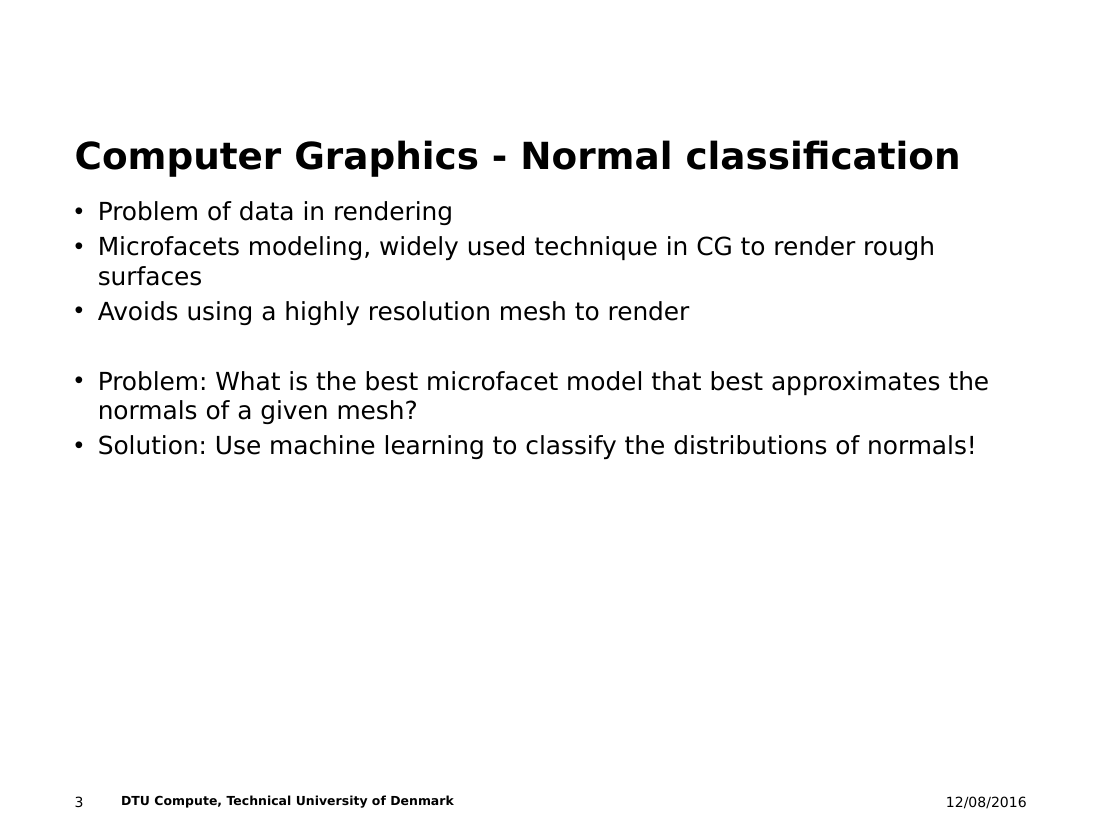
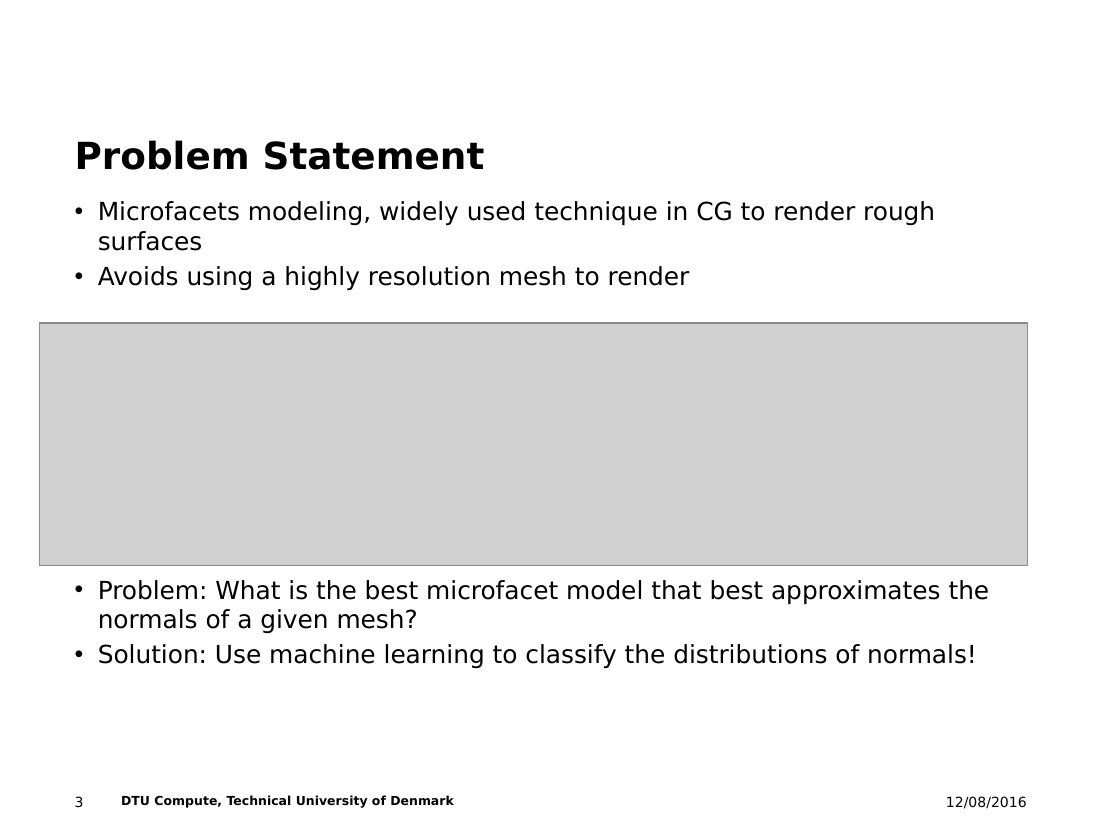
Before and after one commit to alcor-dtu/summer-school-2016, a slide deck: slide 3 of summer_school_presentation.pptx. Drawn at 1120x840 pixels with LibreOffice and Linux fonts; fonts in the diff are those of the drawing; grey boxes stand for pictures; background and template pictures are left out. Boxes give left, top, right and bottom in pixels: in the first picture for what was removed or moved away, otherwise in the second. Text is boxed around its words. In the diff, an @@ line names an element or a change of style, - is before the commit and + after.

```diff
--- a/summer_school_presentation.pptx
+++ b/summer_school_presentation.pptx
@@ title at (75, 140, 485, 170): text changed @@
-Computer Graphics - Normal classification
+Problem Statement
@@ text at (98, 201, 453, 225): paragraph removed @@
-• Problem of data in rendering
@@ picture added at (39, 323, 1027, 566) @@
```
Also in this commit, not shown: 10 other slides changed.
